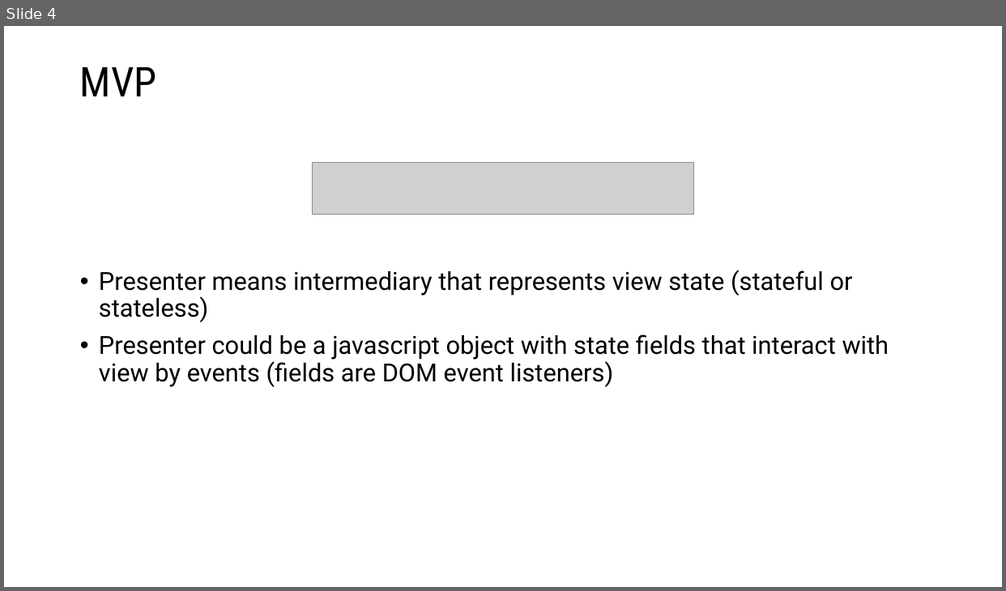
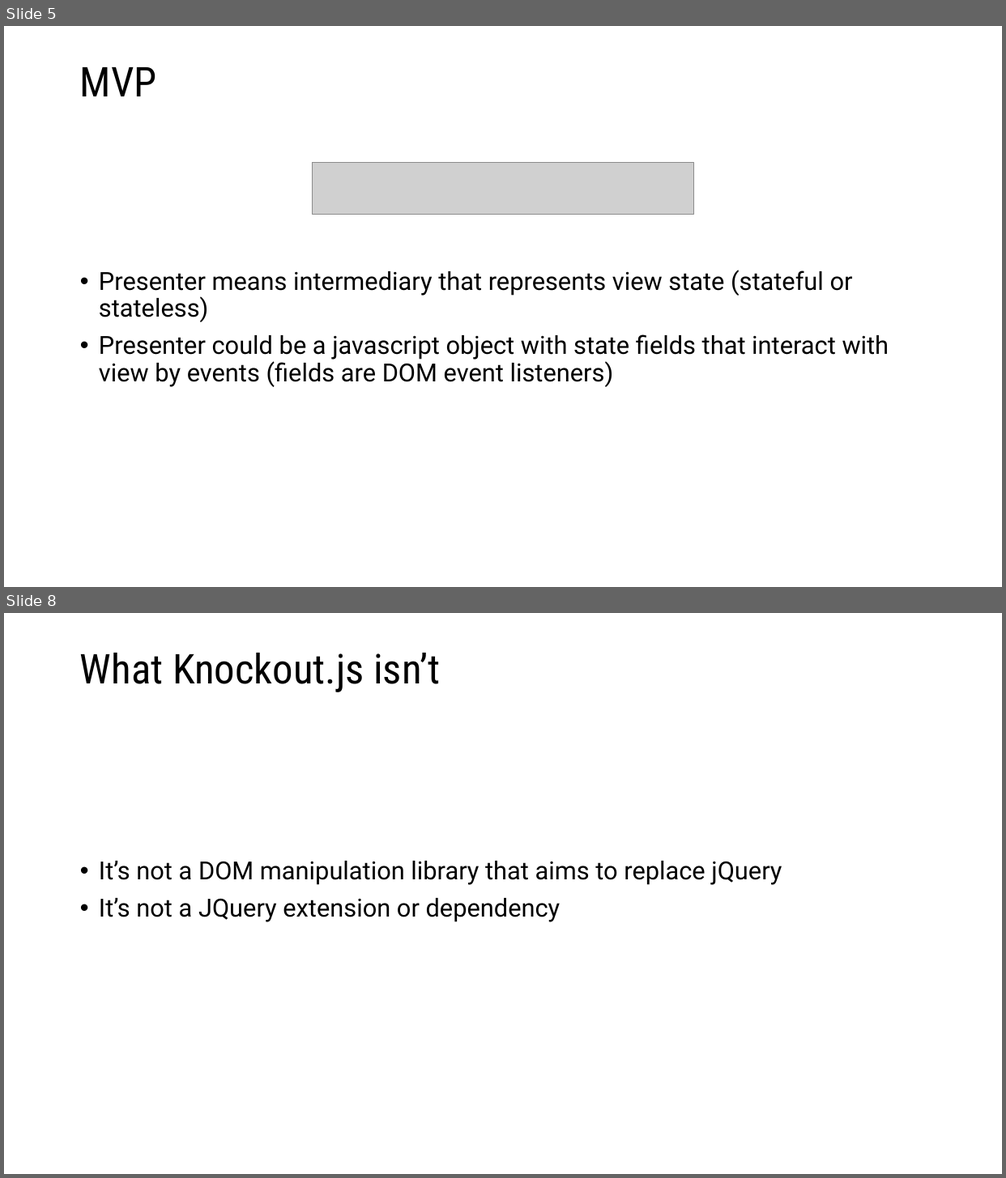
Before and after one commit to vba/presentations, a slide deck: knockout.js/knockout.js.pptx. Shown one above the other, each under a label of ours: slide 4 before the commit, slides 5 and 8 after it; the slides between them are not shown. The pictures are 1006x591 and 1006x1178 pixels, drawn with LibreOffice and Linux fonts; fonts in the diff are those of the drawing; grey boxes stand for pictures. Boxes give left, top, right and bottom in pixels: in the first picture for what was removed or moved away, otherwise in the second. Text is boxed around its words. In the diff, an @@ line names an element or a change of style, - is before the commit and + after.

```diff
--- a/knockout.js/knockout.js.pptx
+++ b/knockout.js/knockout.js.pptx
@@ slide 8 added at bbox=[4, 613, 1002, 1174], background #FFFFFF @@
@@ title added at bbox=[80, 653, 440, 692], 39.6 pt, text #000000 @@
+What Knockout.js isn’t
@@ text added at bbox=[99, 861, 782, 922], 24 pt, text #000000 @@
+• It’s not a DOM manipulation library that aims to replace jQuery
+• It’s not a JQuery extension or dependency
@@ what was slide 4 is now slide 5 @@
```
Also in this commit, not shown: 3 slides changed, 3 other slides added.
